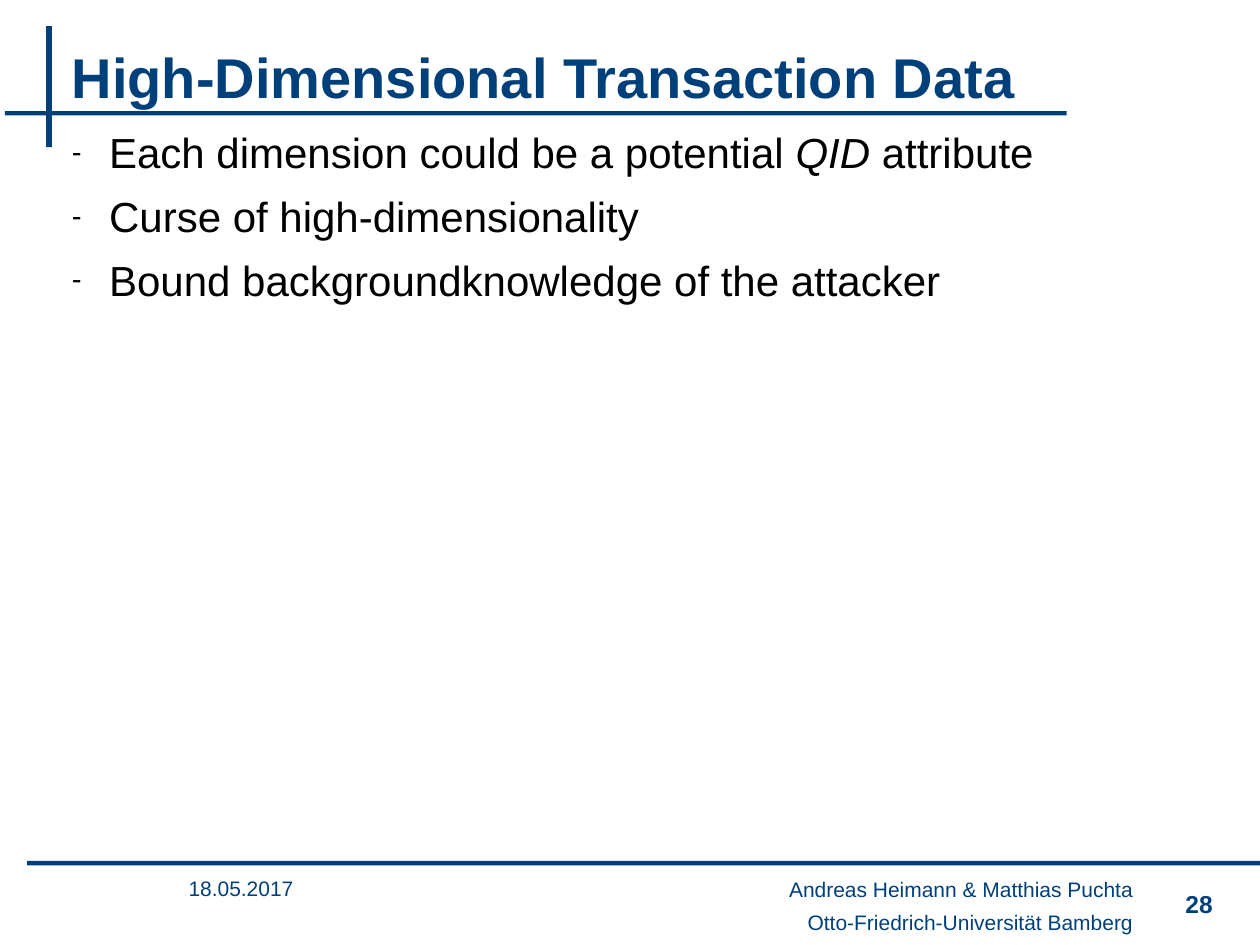
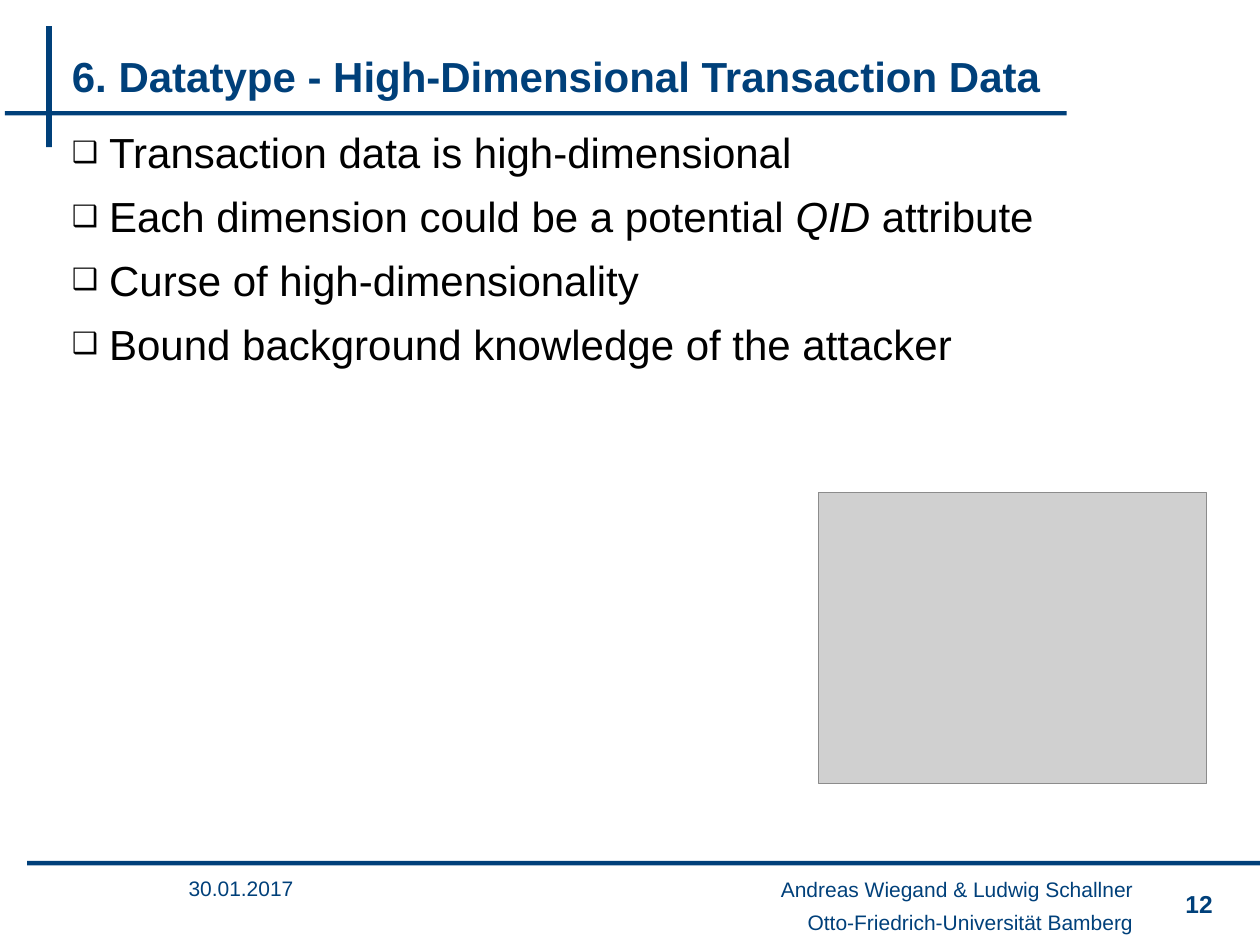
Before and after one commit to wsgan001/PSI-MSem, a slide deck: slide 12 of presentation/sicherheits_an.pptx (slide 28 before the commit). Drawn at 1260x945 pixels with LibreOffice and Linux fonts; fonts in the diff are those of the drawing; grey boxes stand for pictures; background and template pictures are left out. Boxes give left, top, right and bottom in pixels: in the first picture for what was removed or moved away, otherwise in the second. Text is boxed around its words. In the diff, an @@ line names an element or a change of style, - is before the commit and + after.

```diff
--- a/presentation/sicherheits_an.pptx
+++ b/presentation/sicherheits_an.pptx
@@ title at bbox=[72, 61, 1040, 101]: text changed; size 32 to 24 pt @@
-High-Dimensional Transaction Data
+6. Datatype - High-Dimensional Transaction Data
@@ text at bbox=[109, 137, 791, 177]: paragraph added @@
+❑ Transaction data is high-dimensional
@@ text at bbox=[109, 201, 1034, 304]: bullet - to ❑ @@
@@ text at bbox=[109, 329, 951, 368]: text changed @@
-– Bound backgroundknowledge of the attacker
+❑ Bound background knowledge of the attacker
@@ picture added at bbox=[819, 493, 1207, 784] @@
@@ text at bbox=[189, 881, 294, 897]: text changed @@
-18.05.2017
+30.01.2017
@@ text at bbox=[781, 881, 1132, 902]: text changed @@
-Andreas Heimann & Matthias Puchta
+Andreas Wiegand & Ludwig Schallner
@@ page number at bbox=[1185, 896, 1212, 913]: text changed @@
-28
+12
```
Also in this commit, not shown: 11 other slides changed, 2 slides added, 18 slides removed, 1 other file.
